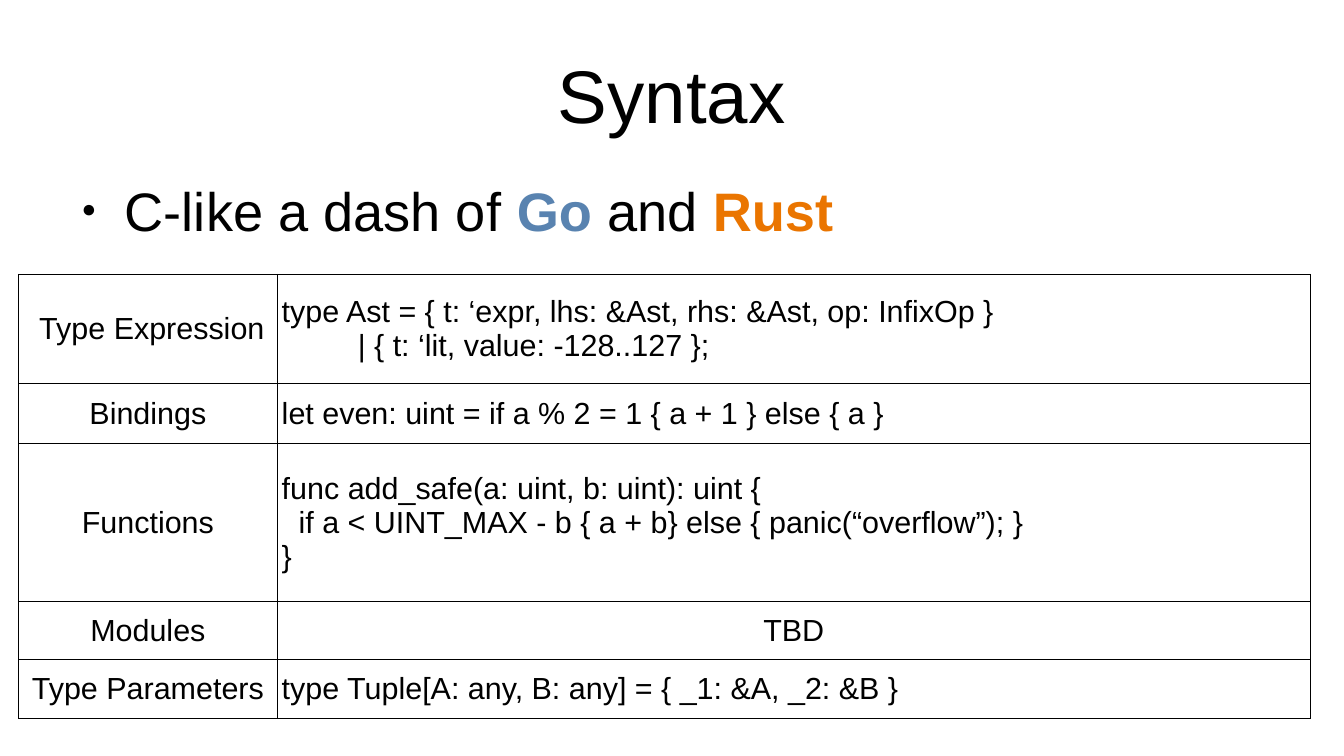
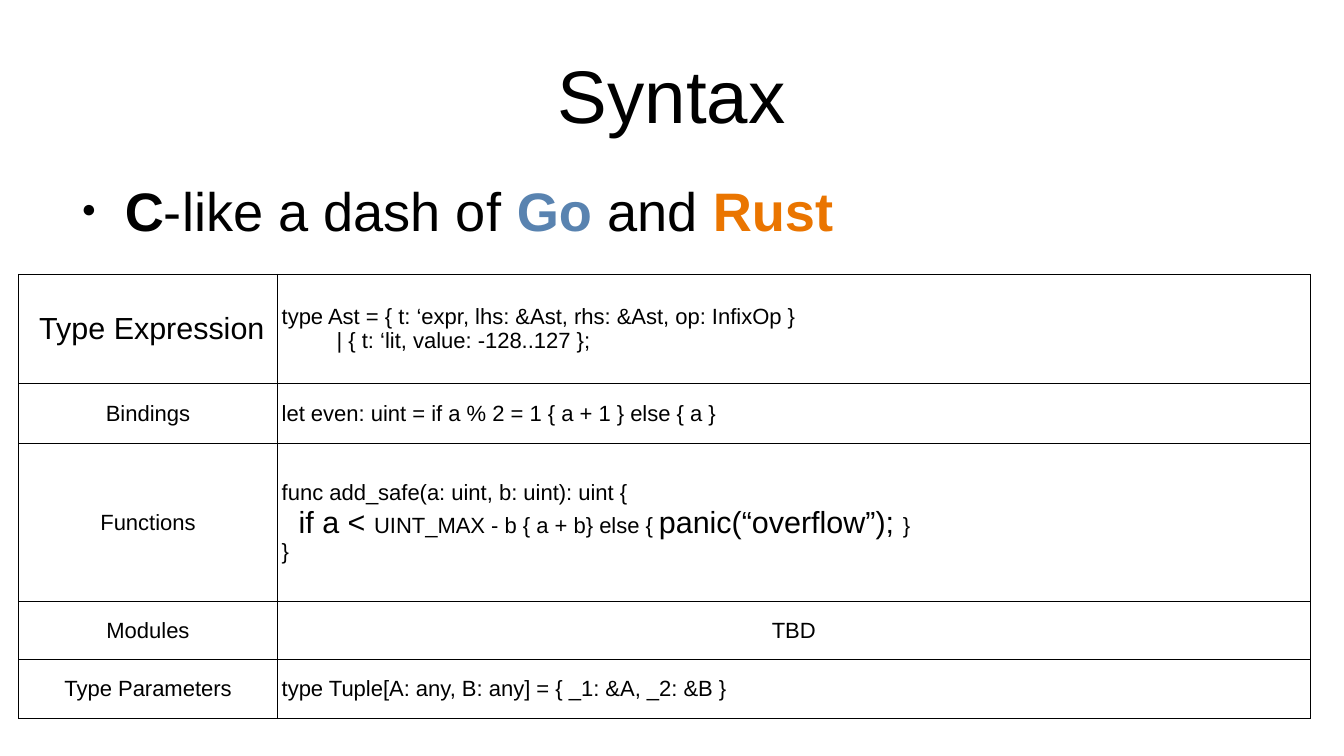
Before and after one commit to ishehadeh/smp, a slide deck: slide 2 of report/Slides.odp. Drawn at 1344x756 pixels with LibreOffice and Linux fonts; fonts in the diff are those of the drawing. Boxes give left, top, right and bottom in pixels: in the first picture for what was removed or moved away, otherwise in the second. Text is boxed around its words. In the diff, an @@ line names an element or a change of style, - is before the commit and + after.

```diff
--- a/report/Slides.odp
+++ b/report/Slides.odp
@@ text "C-like a dash of Go ..." at <box>125,191,833,232</box>: bold on in "C-like" @@
@@ table at <box>20,274,1312,718</box> @@
@@ size 18 to 13 pt in "type Ast = { t: ‘expr, lhs: ...", "| { t: ‘lit, value: -128..127 };", "Bindings", "let even: uint = if a % ..." and 8 more places @@
```
Also in this commit, not shown: 1 other slide changed, 9 slides added, 1 slide removed.
